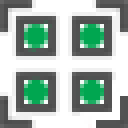
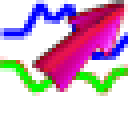
The second 128 × 128 image is a revision of the first. Changes to its layers:
hid "Shape 38" over [left=0, top=0, right=128, bottom=128]
added layer "Layer 23 copy" above "Shape 33" over [left=32, top=0, right=128, bottom=92]
showed "Shape 33", moved it above "Layer 25" over [left=0, top=0, right=128, bottom=96]
